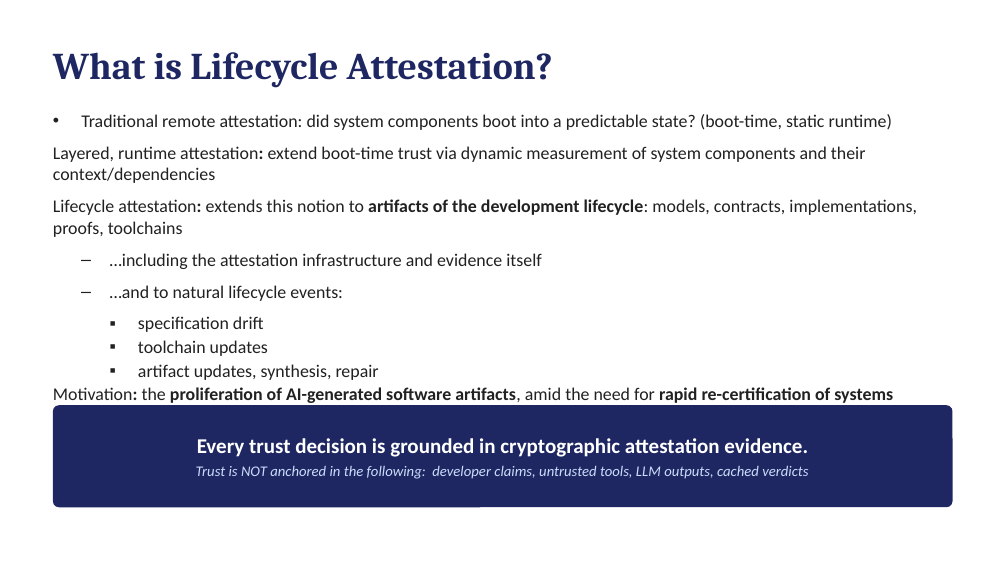
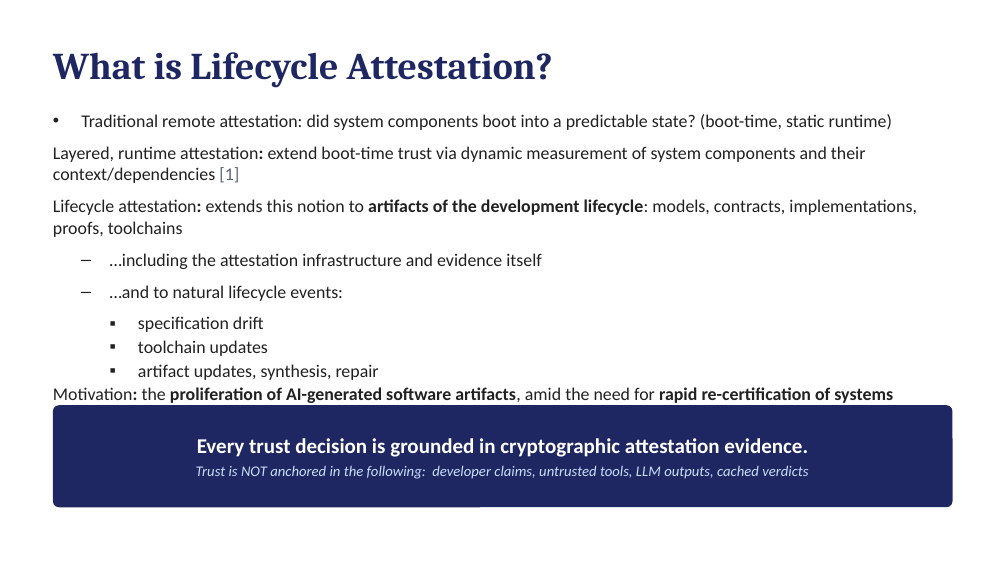
Before and after one commit to ku-sldg/pybb, a slide deck: slide 3 of docs/video_slides_draft.pptx. Drawn at 1008x567 pixels with LibreOffice and Linux fonts; fonts in the diff are those of the drawing. Boxes give left, top, right and bottom in pixels: in the first picture for what was removed or moved away, otherwise in the second. Text is boxed around its words. In the diff, an @@ line names an element or a change of style, - is before the commit and + after.

```diff
--- a/docs/video_slides_draft.pptx
+++ b/docs/video_slides_draft.pptx
@@ text at (x1=53, y1=146, x2=866, y2=183): text changed @@
-• Layered, runtime attestation: extend boot-time trust via dynamic measurement of system components and their context/dependencies
+• Layered, runtime attestation: extend boot-time trust via dynamic measurement of system components and their context/dependencies [1]
```
Also in this commit, not shown: 10 other slides changed, 2 other files.
